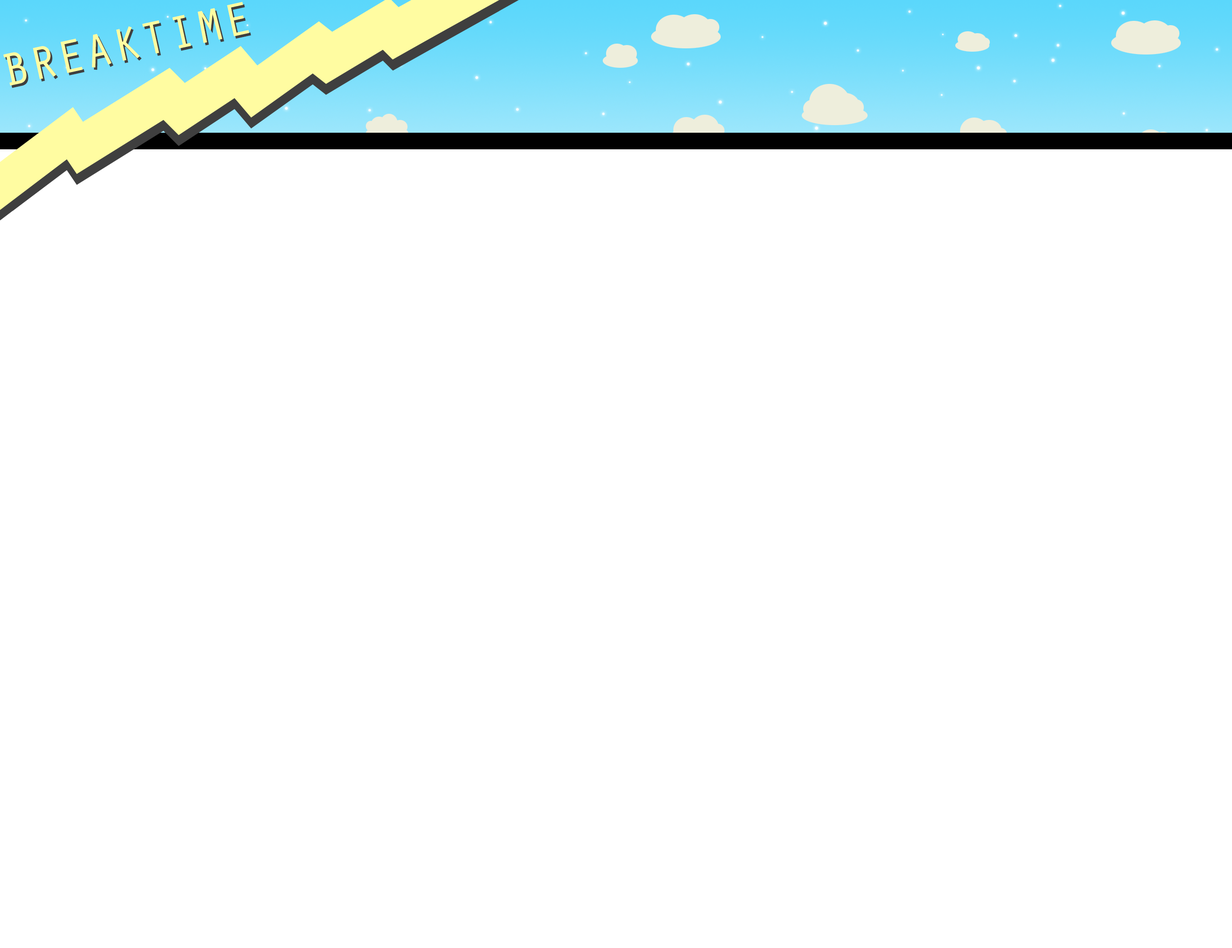
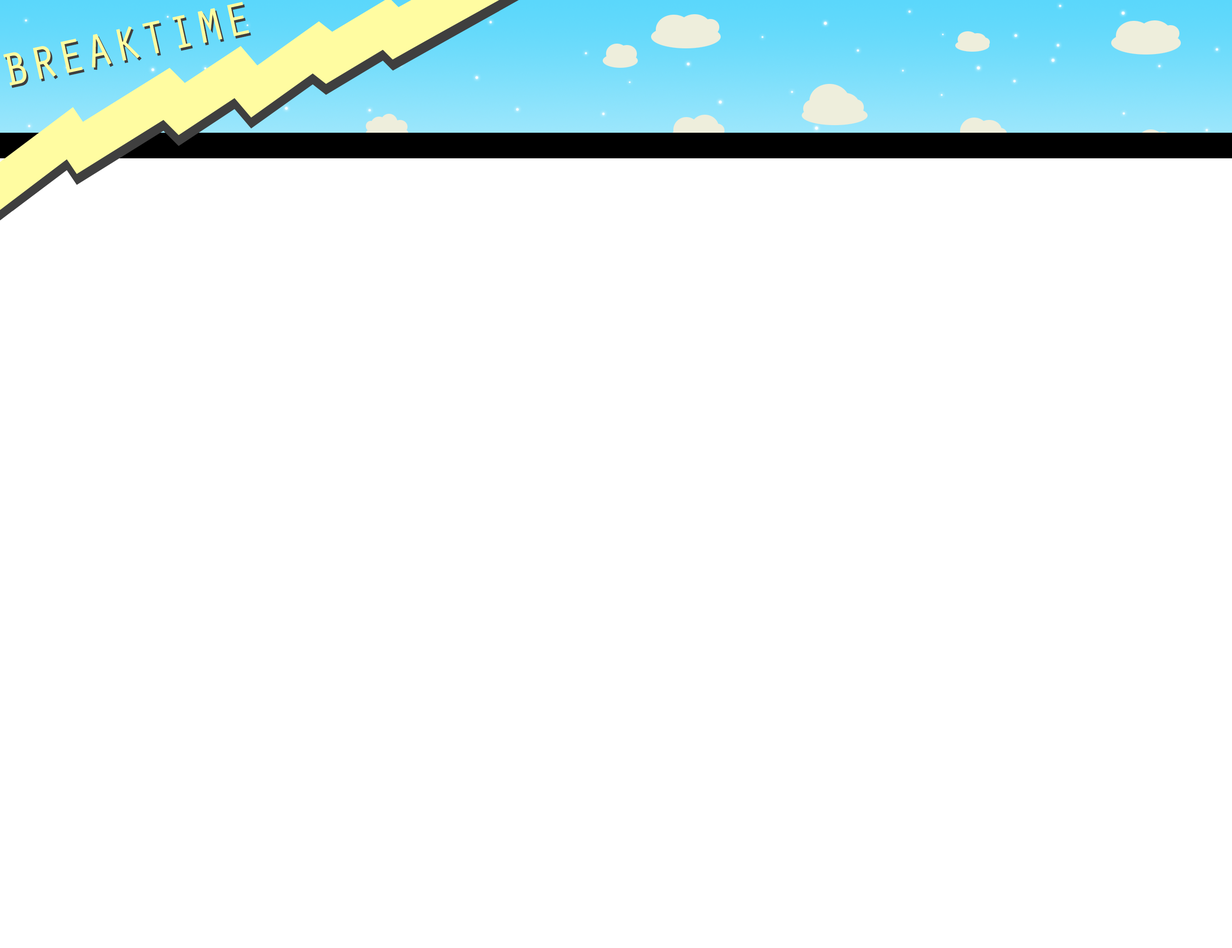
The second 1232px x 948px image is a revision of the first. Changes to its layers:
added layer "Layer 6 copy" above "Layer 6" over left=0, top=149, right=1232, bottom=159
